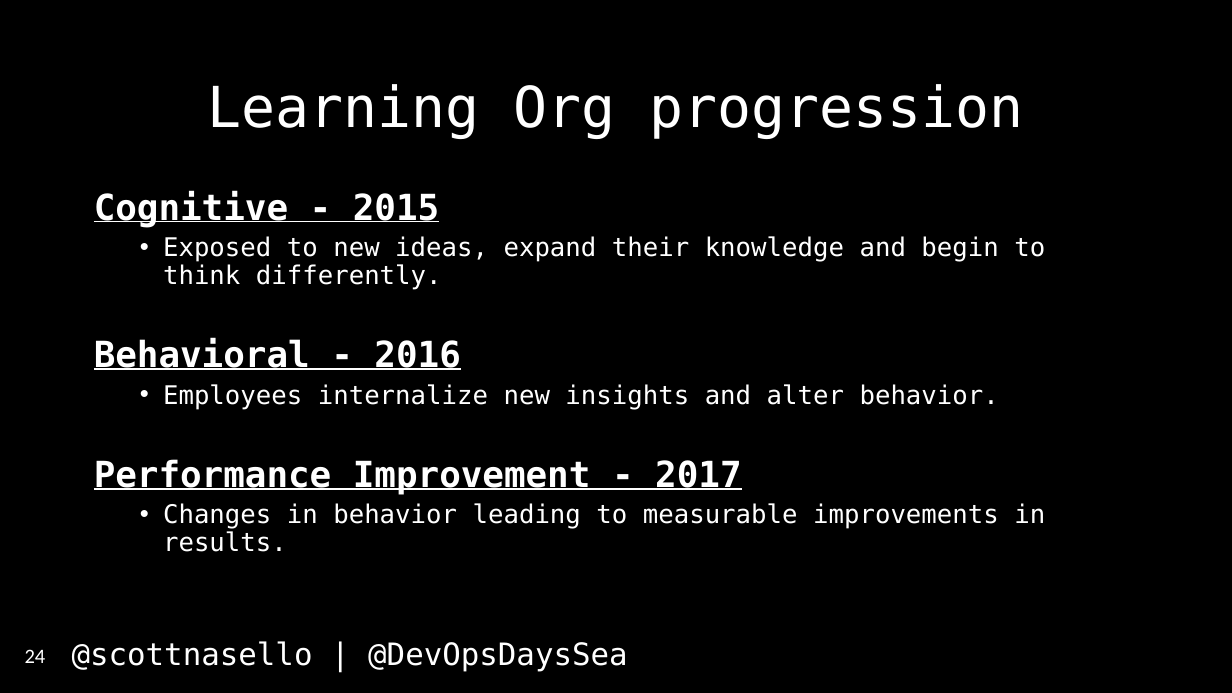
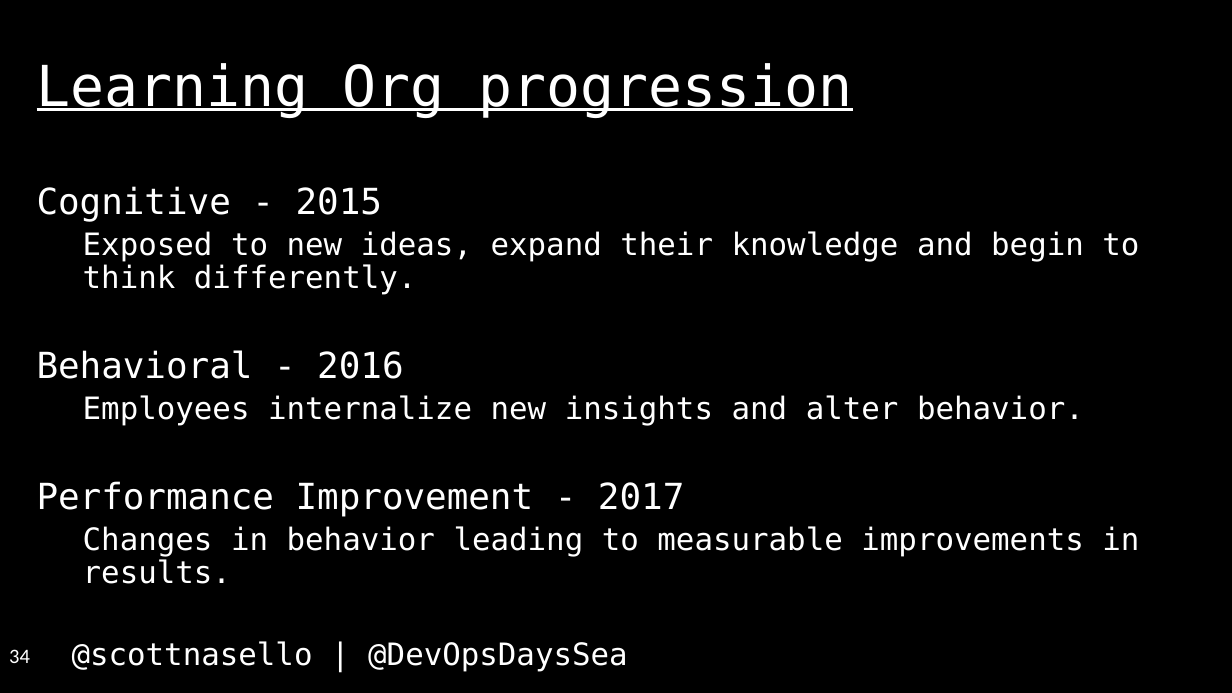
Before and after one commit to scottnasello/talks, a slide deck: slide 34 of 2017-04-26 Seattle DevOpsDays/DevOpsDays Seattle.pptx (slide 24 before the commit). Drawn at 1232x693 pixels with LibreOffice and Linux fonts; fonts in the diff are those of the drawing. Boxes give left, top, right and bottom in pixels: in the first picture for what was removed or moved away, otherwise in the second. Text is boxed around its words. In the diff, an @@ line names an element or a change of style, - is before the commit and + after.

```diff
--- a/2017-04-26 Seattle DevOpsDays/DevOpsDays Seattle.pptx
+++ b/2017-04-26 Seattle DevOpsDays/DevOpsDays Seattle.pptx
@@ text "Learning Org progression": place and size @@
-text "Learning Org progression" at [94, 191, 1045, 552]
+text "Learning Org progression" at [37, 63, 1139, 584]
@@ text "Learning Org progression" at [37, 63, 1139, 584]: vertical alignment top to middle @@
@@ text at [37, 63, 852, 118]: paragraph added @@
+Learning Org progression
@@ title removed at [208, 84, 1023, 139] @@
-Learning Org progression
@@ text at [37, 186, 1139, 584]: bold off, underline off in "Cognitive - 2015", "Behavioral - 2016", "Performance Improvement - 2017"; size 20 to 24 pt in "Exposed to new ideas, expand their knowledge ...", "Employees internalize new insights and alter behavior.", "Changes in behavior leading to measurable improvements ..."; bullet • to none @@
@@ page number at [9, 649, 30, 663]: text changed @@
-24
+34
```
Also in this commit, not shown: 23 other slides changed, 15 slides added, 5 slides removed, 1 other file.
